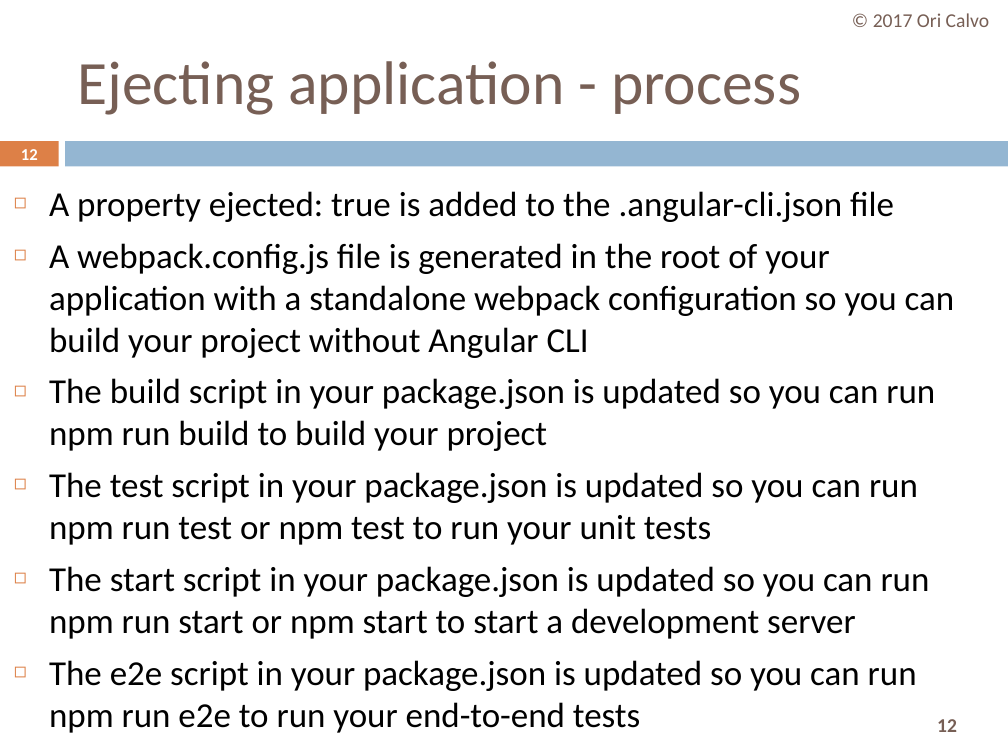
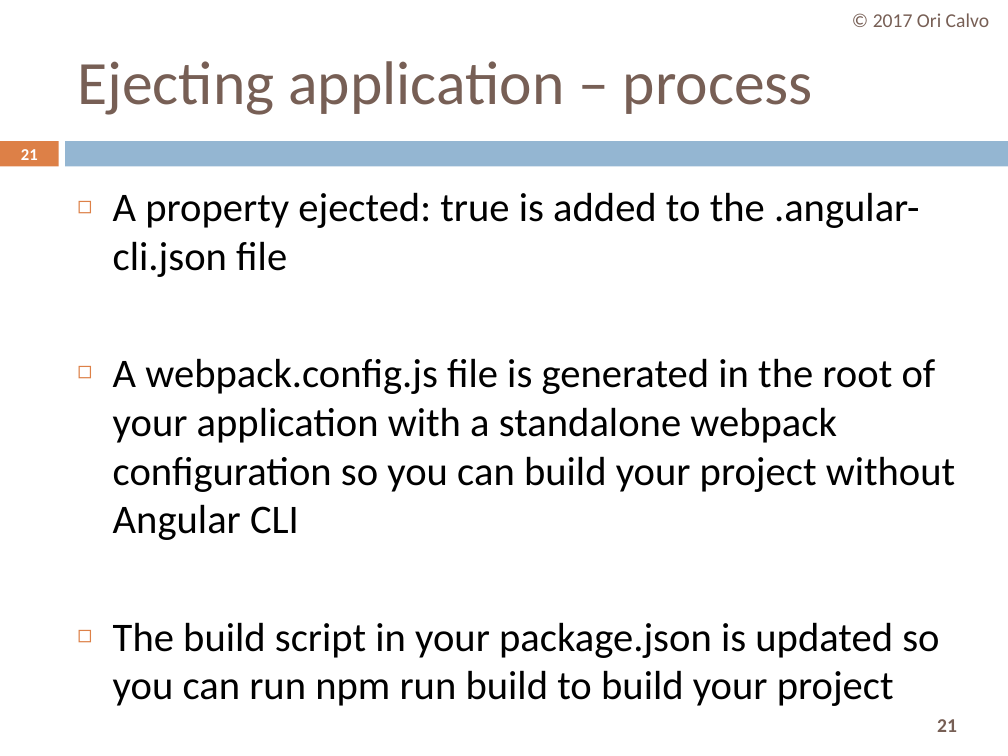
Before and after one commit to oricalvo/course-angular, a slide deck: slide 21 of PPTs/cli.pptx (slide 12 before the commit). Drawn at 1008x756 pixels with LibreOffice and Linux fonts; fonts in the diff are those of the drawing. Boxes give left, top, right and bottom in pixels: in the first picture for what was removed or moved away, otherwise in the second. Text is boxed around its words. In the diff, an @@ line names an element or a change of style, - is before the commit and + after.

```diff
--- a/PPTs/cli.pptx
+++ b/PPTs/cli.pptx
@@ title at (77, 61, 813, 115): text changed @@
-Ejecting application - process
+Ejecting application – process
@@ page number at (21, 149, 38, 160): text changed @@
-12
+21
@@ text "A property ejected: true is ...": place and size @@
-text "A property ejected: true is ..." at (49, 191, 955, 733)
+text "A property ejected: true is ..." at (113, 192, 956, 706)
@@ text "A property ejected: true is ..." at (113, 192, 956, 706): size 25 to 29 pt @@
@@ text at (49, 472, 930, 733): paragraphs removed @@
-◻ The test script in your package.json is updated so you can run npm run test or npm test to run your unit tests
-◻ The start script in your package.json is updated so you can run npm run start or npm start to start a development server
-◻ The e2e script in your package.json is updated so you can run npm run e2e to run your end-to-end tests
@@ page number at (937, 719, 957, 732): text changed @@
-12
+21
```
Also in this commit, not shown: 16 other slides changed, 13 slides added, 1 slide removed.
